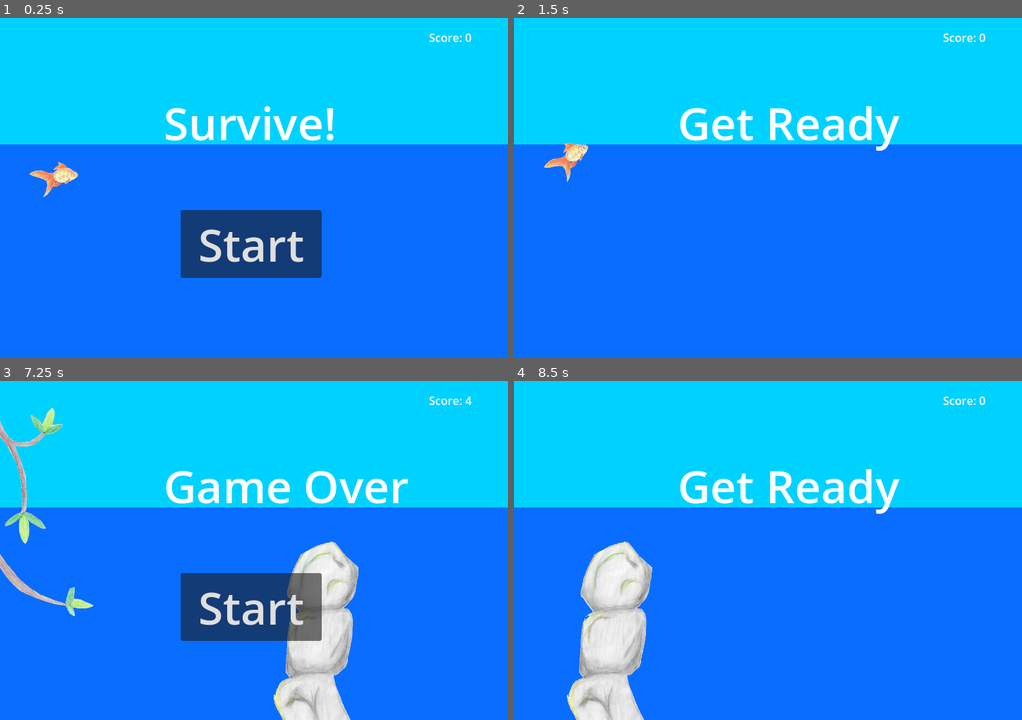
Above: before the commit, frames 1-4 (two rows, left to right).
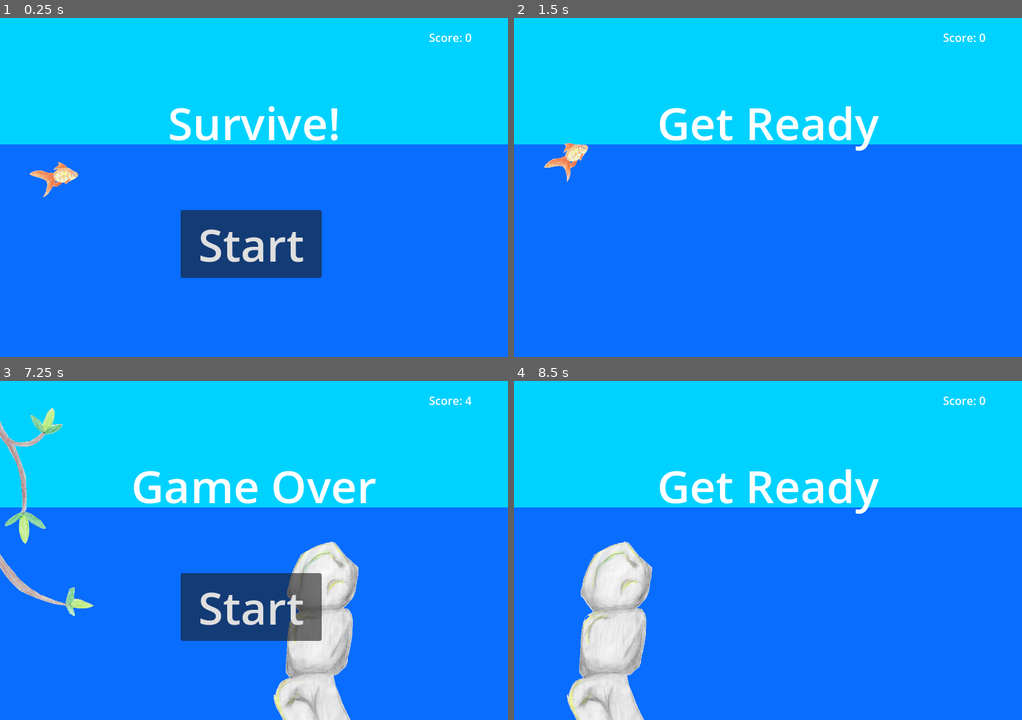
Above: after the commit, the same moments.

Repository: Aveli-games/splashy-fish
Game: Godot game, scene res://main.tscn
Two runs of this game, one before a commit and one after it. Both use one fixed random seed, a clock stepped at 60 frames per second and the inputs below. Sound files missing from this copy of the repository are replaced by a short silence.
Inputs:
- Up to frame 1 (0.25 s): no input
- Up to frame 2 (1.5 s): click "Start" at 0.5 s; tap Enter at 1.25 s; hold W (swim_up) from 1.28 s (still down)
- Up to frame 3 (7.25 s): release W (swim_up) at 2.03 s; hold S (swim_down) 2.03-2.78 s; hold W (swim_up) 2.78-4.28 s; hold S (swim_down) 4.28-6.53 s; hold W (swim_up) from 6.53 s (still down)
- Up to frame 4 (8.5 s): release W (swim_up) at 7.25 s; click "Start" at 7.25 s; hold W (swim_up) from 8.03 s (still down)

The runs differ from the first frame. In frame 1, 1.6% of the frame differs, in the area x 32-67%, y 26-37%; in frame 2, 2.5%; in frame 3, 2.5%, in the area x 26-81%, y 26-37%; in frame 4, 2.5%.

Commit message:
Fix HUD not having centered message text

Diff:
--- a/hud.tscn
+++ b/hud.tscn
@@ -13,12 +13,12 @@
 text = "Score: 0"
 
 [node name="Message" type="Label" parent="."]
-offset_left = 232.0
 offset_top = 104.0
-offset_right = 477.0
+offset_right = 720.0
 offset_bottom = 192.0
 theme_override_font_sizes/font_size = 64
 text = "Survive!"
+horizontal_alignment = 1
 
 [node name="StartButton" type="Button" parent="."]
 offset_left = 256.0
